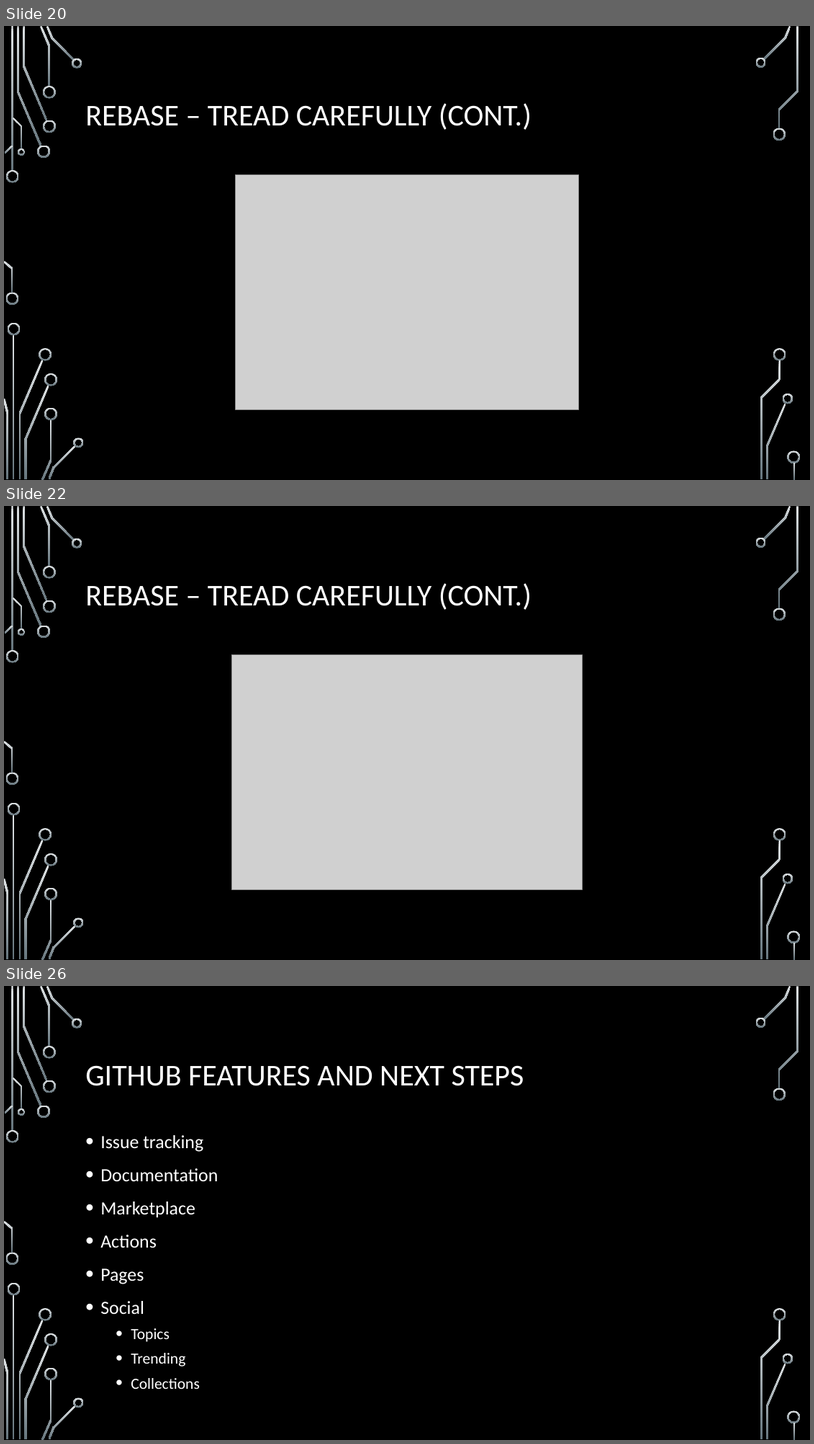
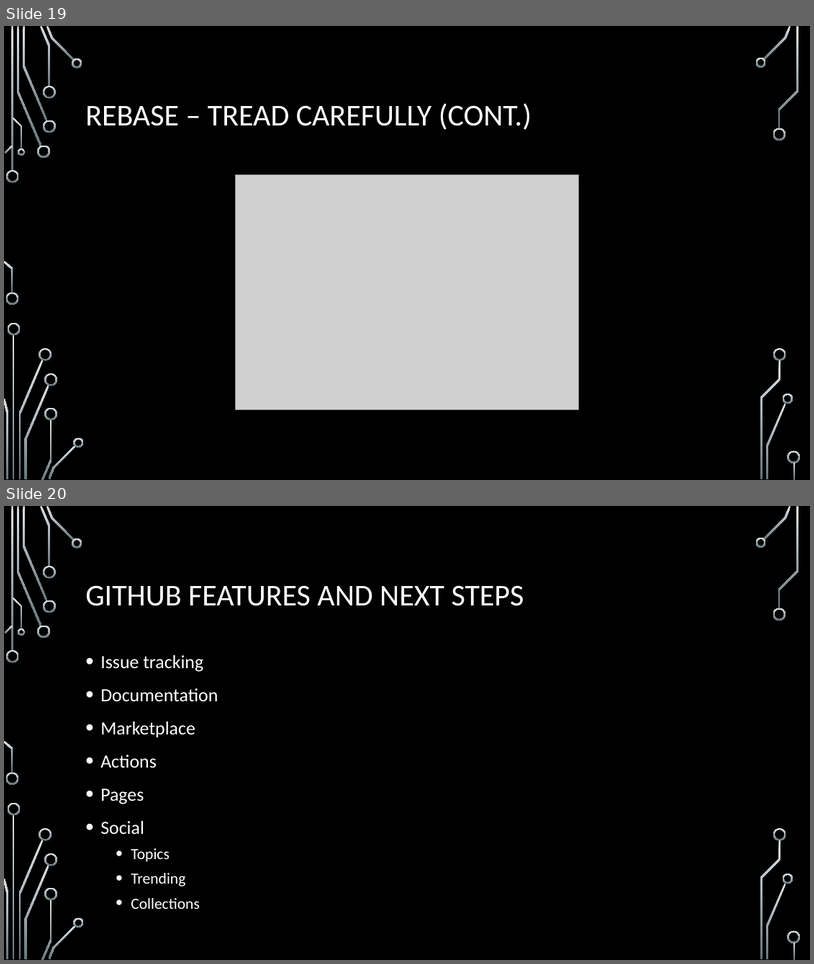
Before and after one commit to onideus/github-101-website, a slide deck: resources/Introduction to github.pptx. Shown one above the other, each under a label of ours: slides 20, 22 and 26 before the commit, slides 19 and 20 after it; the slides between them are not shown. The pictures are 814x1444 and 814x964 pixels, drawn with LibreOffice and Linux fonts; fonts in the diff are those of the drawing; grey boxes stand for pictures; background and template pictures are left out. Boxes give left, top, right and bottom in pixels: in the first picture for what was removed or moved away, otherwise in the second. Text is boxed around its words. In the diff, an @@ line names an element or a change of style, - is before the commit and + after.

```diff
--- a/resources/Introduction to github.pptx
+++ b/resources/Introduction to github.pptx
@@ slide 22 removed at [4, 506, 810, 960], background picture (left out); not listed: 36 template elements that a slide beside it also shows @@
@@ title removed at [85, 583, 532, 610] @@
-REBASE – TREAD CAREFULLY (CONT.)
@@ picture removed at [232, 655, 582, 889] @@
@@ what was slide 20 is now slide 19 @@
@@ what was slide 26 is now slide 20 @@
```
Also in this commit, not shown: 5 slides changed, 5 other slides removed, 1 other file.
